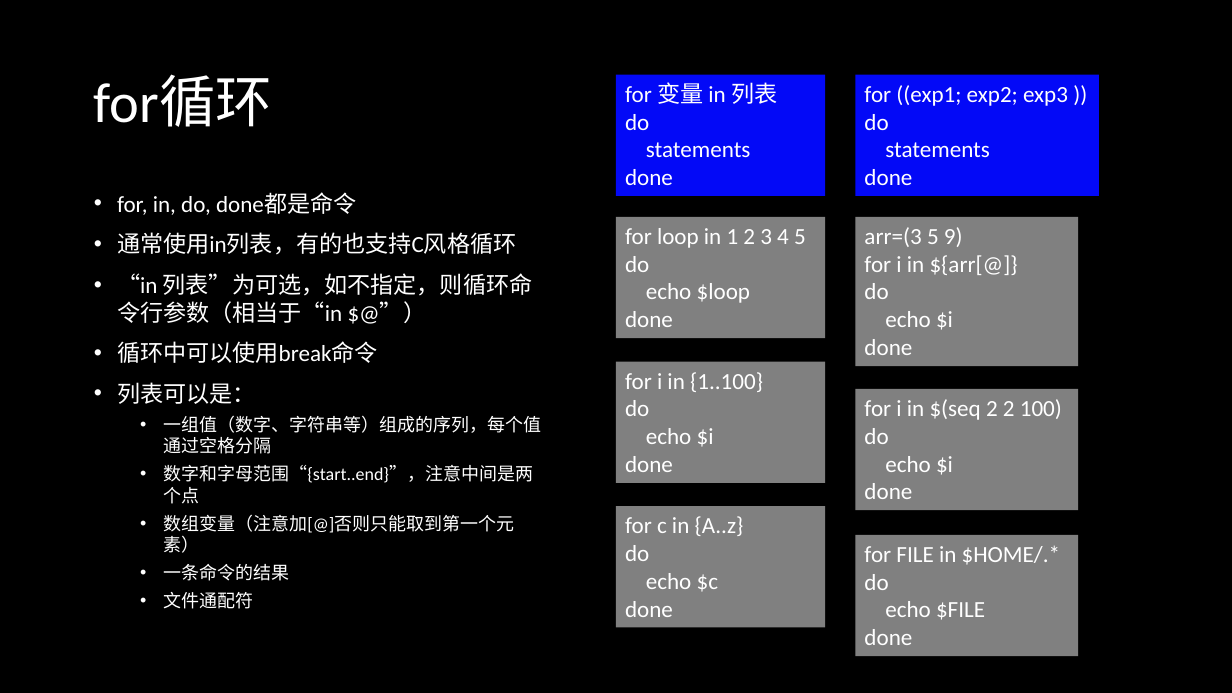
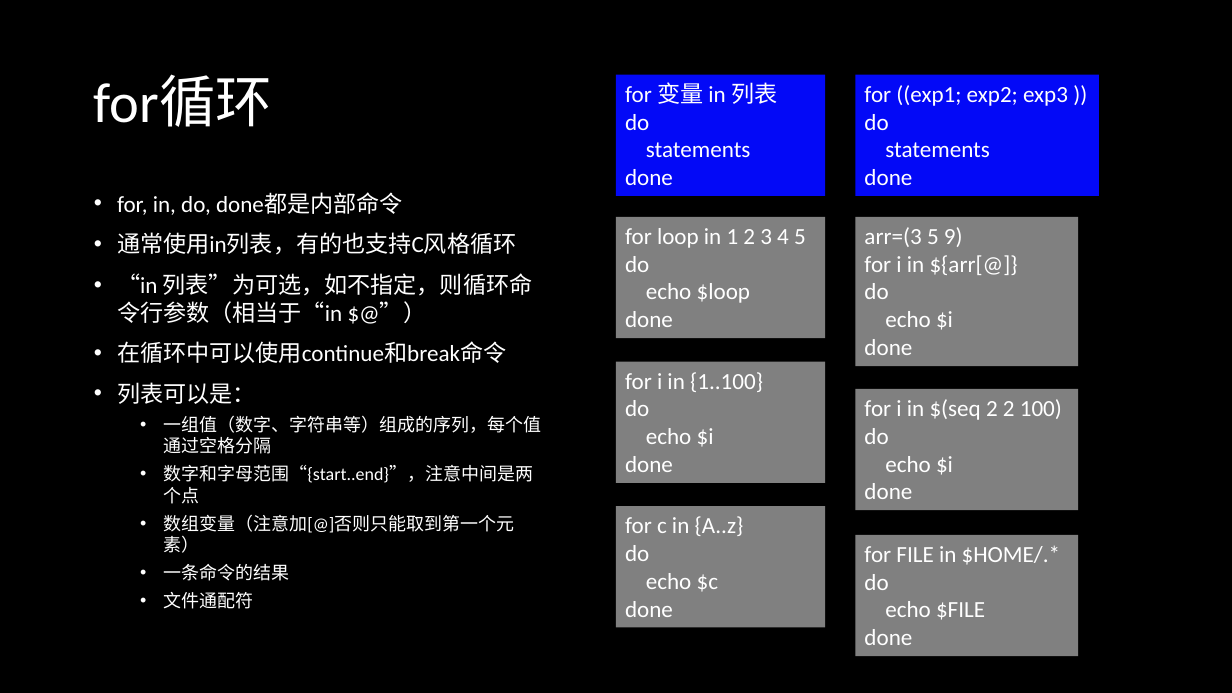
Before and after one commit to SleepySoft/SleepyMemo, a slide deck: slide 27 of Linux命令行和Shell脚本.pptx (slide 23 before the commit). Drawn at 1232x693 pixels with LibreOffice and Linux fonts; fonts in the diff are those of the drawing. Boxes give left, top, right and bottom in pixels: in the first picture for what was removed or moved away, otherwise in the second. Text is boxed around its words. In the diff, an @@ line names an element or a change of style, - is before the commit and + after.

```diff
--- a/Linux命令行和Shell脚本.pptx
+++ b/Linux命令行和Shell脚本.pptx
@@ text at (x1=117, y1=192, x2=403, y2=215): text changed @@
-• for, in, do, done都是命令
+• for, in, do, done都是内部命令
@@ text at (x1=117, y1=341, x2=506, y2=363): text changed @@
-• 循环中可以使用break命令
+• 在循环中可以使用continue和break命令
```
Also in this commit, not shown: 1 other slide changed, 8 slides added, 3 slides removed.
